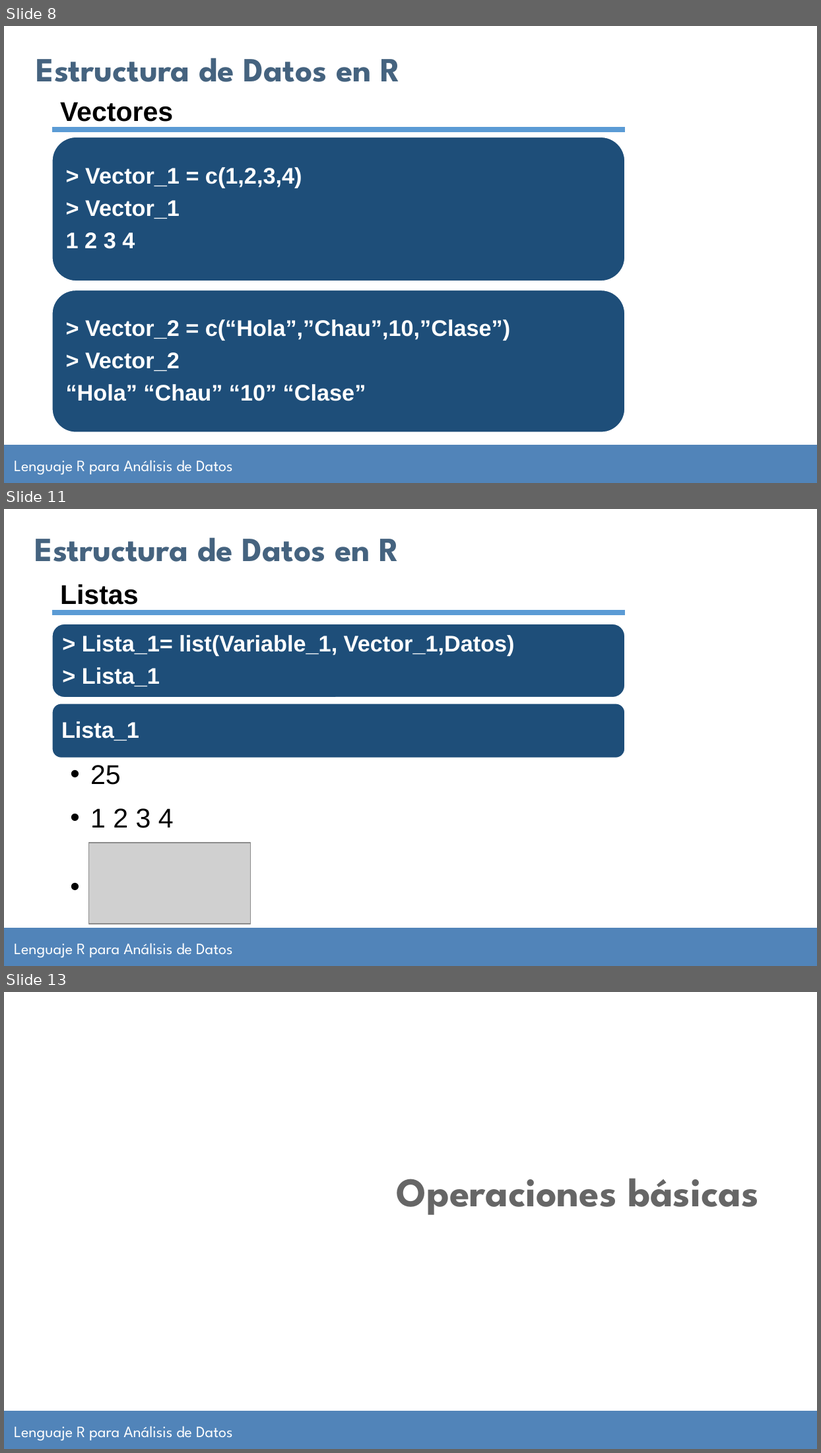
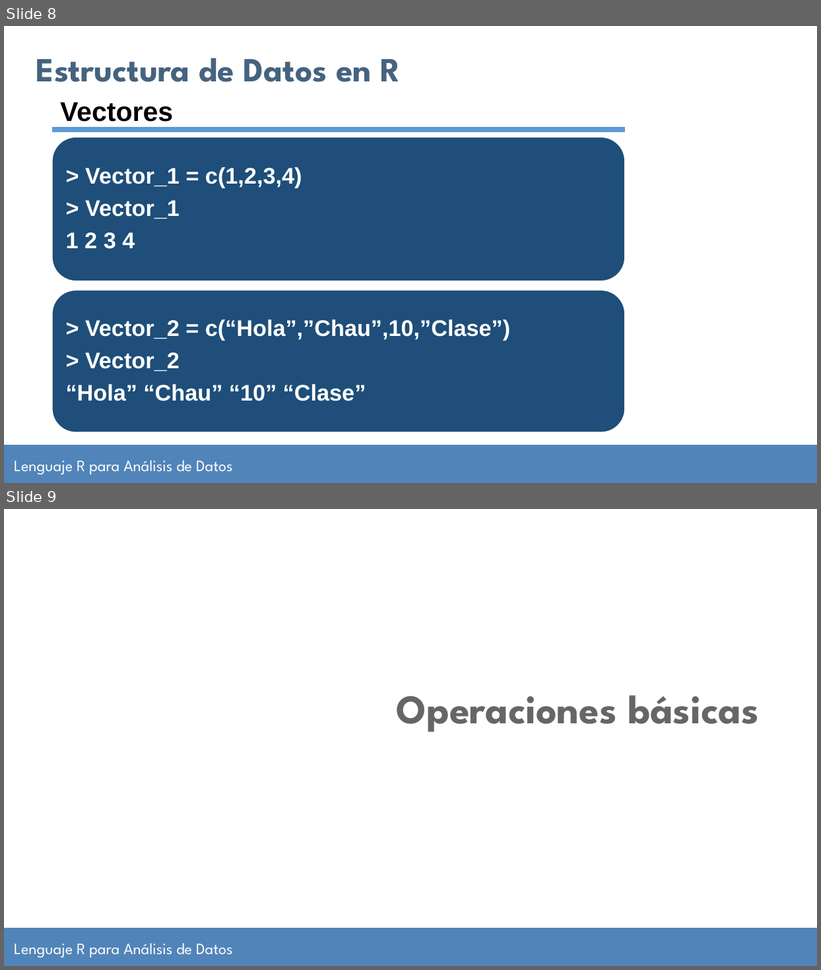
Before and after one commit to jsgarriga/curso-analisis-datos-r, a slide deck: Clase 2-ADR-28-08-2023/ManualAlumnoR_clase2.pptx. Shown one above the other, each under a label of ours: slides 8, 11 and 13 before the commit, slides 8 and 9 after it; the slides between them are not shown. The pictures are 821x1453 and 821x970 pixels, drawn with LibreOffice and Linux fonts; fonts in the diff are those of the drawing; grey boxes stand for pictures; background and template pictures are left out. Boxes give left, top, right and bottom in pixels: in the first picture for what was removed or moved away, otherwise in the second. Text is boxed around its words. In the diff, an @@ line names an element or a change of style, - is before the commit and + after.

```diff
--- a/Clase 2-ADR-28-08-2023/ManualAlumnoR_clase2.pptx
+++ b/Clase 2-ADR-28-08-2023/ManualAlumnoR_clase2.pptx
@@ slide 11 removed at box(4, 509, 817, 966), background #FFFFFF; not listed: 2 template elements that a slide beside it also shows @@
@@ text removed at box(35, 537, 399, 562) @@
-Estructura de Datos en R
@@ text removed at box(60, 584, 139, 605) @@
-Listas
@@ rounded rectangle removed at box(52, 624, 625, 698) @@
@@ line removed from (52, 613) to (625, 613) @@
@@ text removed at box(82, 635, 515, 687) @@
-> Lista_1= list(Variable_1, Vector_1,Datos)
-> Lista_1
@@ rounded rectangle removed at box(52, 703, 625, 758) @@
@@ text removed at box(61, 722, 139, 741) @@
-Lista_1
@@ text removed at box(90, 765, 174, 828) @@
-  •• 25
-  •• 1 2 3 4
@@ picture removed at box(88, 843, 250, 925) @@
@@ what was slide 13 is now slide 9 @@
```
Also in this commit, not shown: 42 other slides removed, 33 other files.
